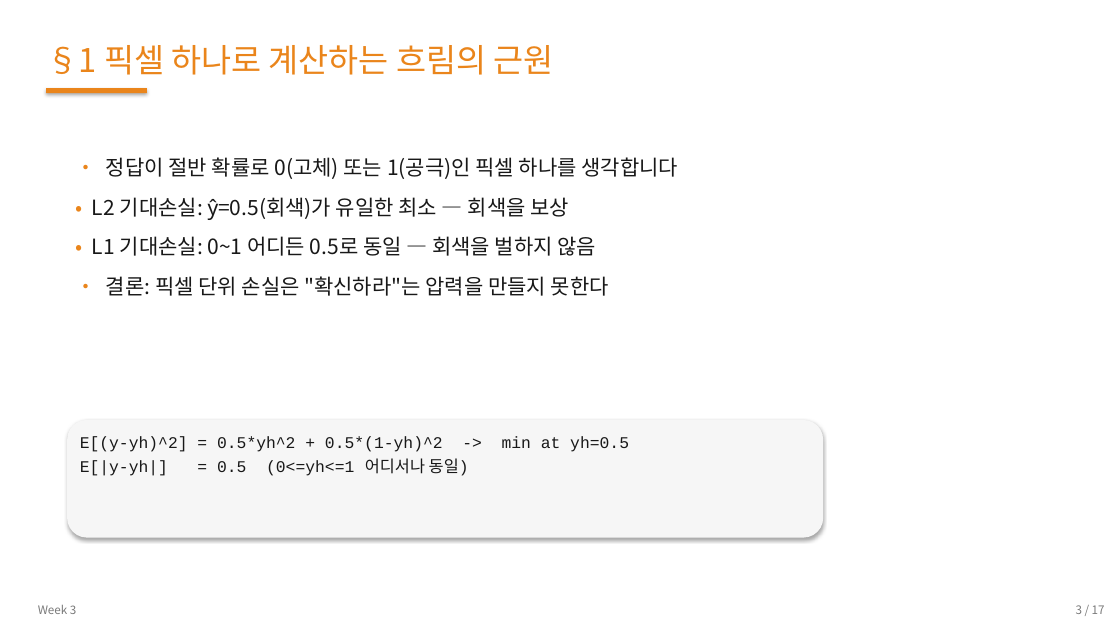
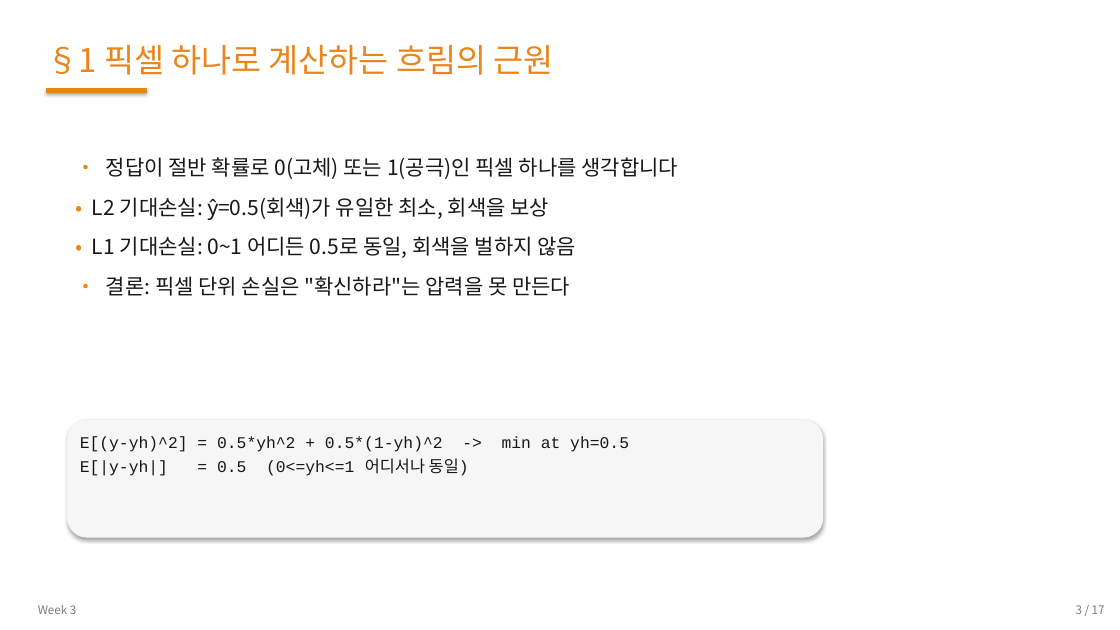
Before and after one commit to 01willy/Digital_rock_DL_Education, a slide deck: slide 3 of web/downloads/shared/w3/W3.pptx. Drawn at 1120x630 pixels with LibreOffice and Linux fonts; fonts in the diff are those of the drawing. Boxes give left, top, right and bottom in pixels: in the first picture for what was removed or moved away, otherwise in the second. Text is boxed around its words. In the diff, an @@ line names an element or a change of style, - is before the commit and + after.

```diff
--- a/web/downloads/shared/w3/W3.pptx
+++ b/web/downloads/shared/w3/W3.pptx
@@ text at (x1=92, y1=197, x2=577, y2=296): text changed @@
-• L2 기대손실: ŷ=0.5(회색)가 유일한 최소 — 회색을 보상
-• L1 기대손실: 0~1 어디든 0.5로 동일 — 회색을 벌하지 않음
-• 결론: 픽셀 단위 손실은 "확신하라"는 압력을 만들지 못한다
+• L2 기대손실: ŷ=0.5(회색)가 유일한 최소, 회색을 보상
+• L1 기대손실: 0~1 어디든 0.5로 동일, 회색을 벌하지 않음
+• 결론: 픽셀 단위 손실은 "확신하라"는 압력을 못 만든다
```
Also in this commit, not shown: 14 other slides changed, 25 other files.
